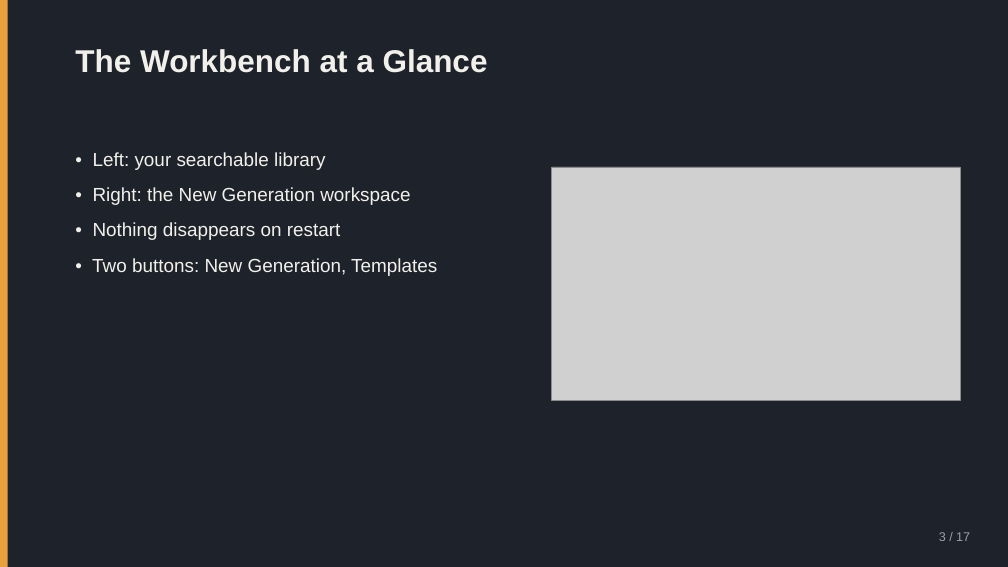
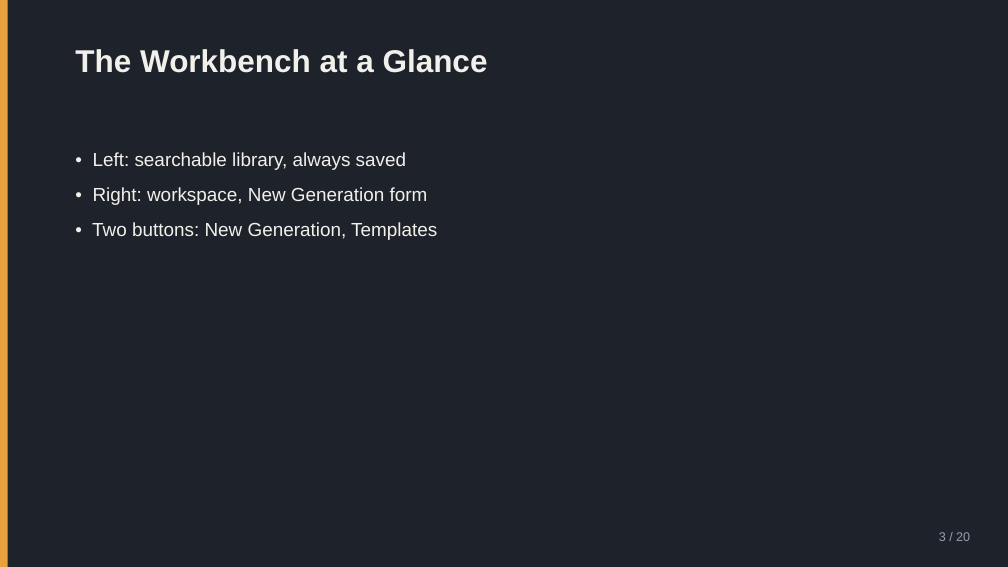
Before and after one commit to nikolaidk/voice, a slide deck: slide 3 of docs/user-guide.pptx. Drawn at 1008x567 pixels with LibreOffice and Linux fonts; fonts in the diff are those of the drawing; grey boxes stand for pictures. Boxes give left, top, right and bottom in pixels: in the first picture for what was removed or moved away, otherwise in the second. Text is boxed around its words. In the diff, an @@ line names an element or a change of style, - is before the commit and + after.

```diff
--- a/docs/user-guide.pptx
+++ b/docs/user-guide.pptx
@@ text at (x1=93, y1=152, x2=428, y2=205): text changed @@
-• Left: your searchable library
-• Right: the New Generation workspace
-• Nothing disappears on restart
+• Left: searchable library, always saved
+• Right: workspace, New Generation form
@@ picture removed at (x1=552, y1=167, x2=960, y2=400) @@
@@ text at (x1=939, y1=532, x2=970, y2=541): text changed @@
-3 / 17
+3 / 20
```
Also in this commit, not shown: 11 other slides changed, 8 slides added, 5 slides removed, 3 other files.
